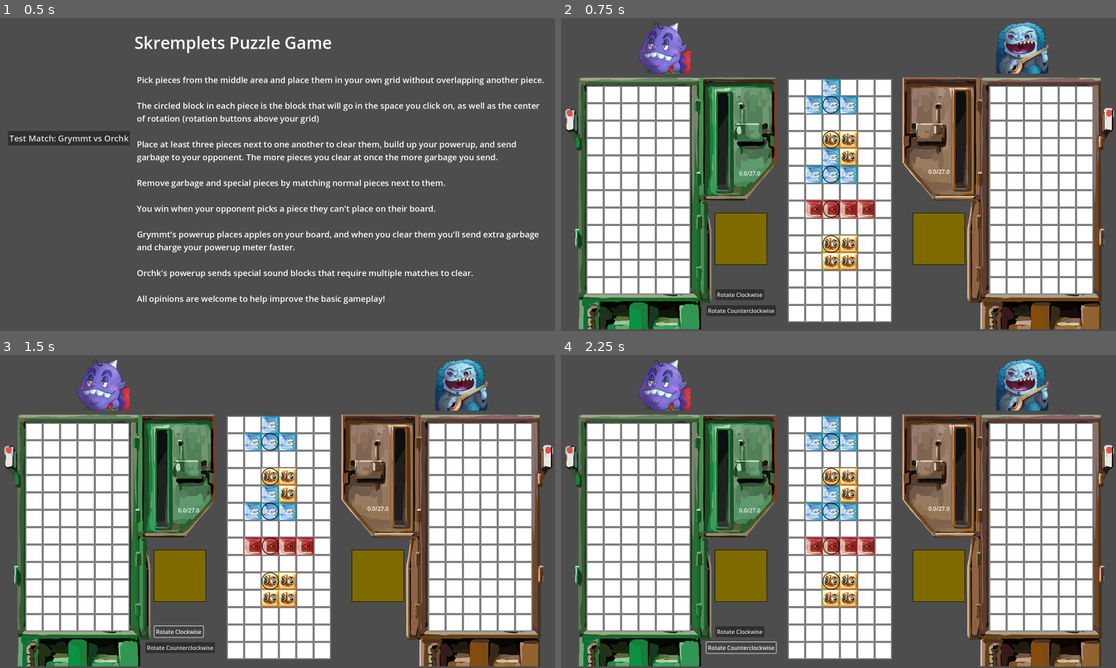
Above: before the commit, frames 1-4 (two rows, left to right).
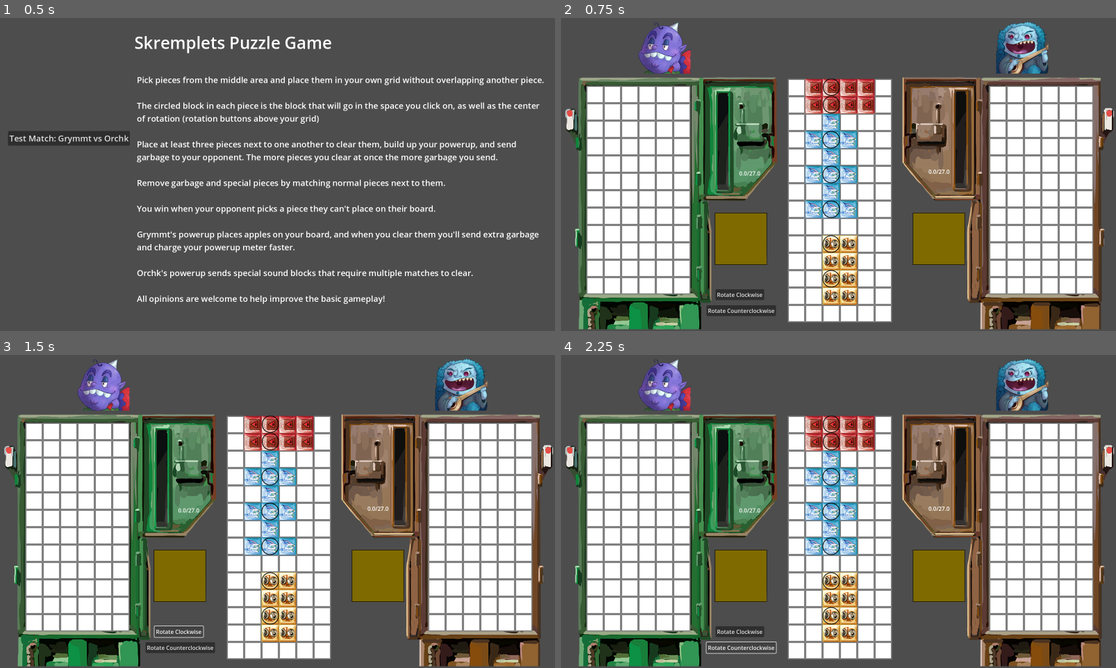
Above: after the commit, the same moments.

Repository: VincentBorchardt/Skremplets-Puzzle-Game-RPJ-2025
Game: Godot game, scene res://scenes/title_screen.tscn
The game is run twice, just before and just after one commit, with the same random seed, the same clock (stepped at 60 frames per second) and the same inputs.
Inputs:
- Up to frame 1 (0.5 s): no input
- Up to frame 2 (0.75 s): click "Test Match: Grymmt vs Orchk" at 0.5 s
- Up to frame 3 (1.5 s): click "Rotate Clockwise" at 1.25 s
- Up to frame 4 (2.25 s): click "Rotate Counterclockwise" at 2 s

Frame 1 is identical in both runs. In frame 2, 3.9% of the frame differs, in the area x 43-57%, y 19-92%; in frame 3, 3.9%; in frame 4, 3.9%.

Commit message:
Started cutscenes and new populate
The new populate_neutral_grid function has started, though it's broken in multiple ways at the moment. I also copied over the cutscene scripts from last year, though I haven't done much work on translating them to the new project (changed one Person to Character and that's all)

Diff:
--- /dev/null
+++ b/scripts/cutscenes/cutscene_manager.gd
@@ -0,0 +1,28 @@
+extends Node2D
+
+@export var next_scene : PackedScene
+
+@onready var message_queue = $MessageQueue
+@onready var cutscene_ui = $CutsceneUI
+
+# Called when the node enters the scene tree for the first time.
+func _ready():
+	pass # Replace with function body.
+
+
+# Called every frame. 'delta' is the elapsed time since the previous frame.
+func _process(delta):
+	pass
+
+
+func _on_cutscene_ui_get_new_message():
+	if not message_queue:
+		await self.ready
+	var message = message_queue.get_new_message()
+	if message != null:
+		cutscene_ui.display_new_message(message)
+	else:
+		if next_scene != null:
+			get_tree().change_scene_to_packed(next_scene)
+		else:
+			get_tree().change_scene_to_file("res://scenes/title_screen/title_screen.tscn")
--- /dev/null
+++ b/scripts/cutscenes/cutscene_message_area.gd
@@ -0,0 +1,30 @@
+extends Control
+
+signal get_new_message()
+signal show_previous_messages(messages)
+
+@onready var speaker_label = $SpeakerLabel
+@onready var cutscene_message = $CutsceneMessage
+var current_message : Message
+var previous_messages : Array[Message] = []
+
+# Called when the node enters the scene tree for the first time.
+func _ready():
+	# TODO move this up a level or two, this is logic
+	# the signal itself is fine
+	get_new_message.emit()
+
+
+func display_new_message(message):
+	if current_message != null:
+		previous_messages.append(current_message)
+	current_message = message
+	speaker_label.text = message.speaker.person_name
+	cutscene_message.text = message.message
+
+func _on_advance_text_button_pressed():
+	get_new_message.emit()
+
+
+func _on_previous_messages_button_pressed():
+	show_previous_messages.emit(previous_messages)
--- /dev/null
+++ b/scripts/cutscenes/cutscene_ui.gd
@@ -0,0 +1,41 @@
+extends Control
+
+signal get_new_message()
+
+@export var background_image : CompressedTexture2D
+
+@onready var cutscene_message_area = $CutsceneMessageArea
+@onready var left_image = $LeftImage
+@onready var right_image = $RightImage
+
+@onready var previous_messages_popup = $PreviousMessagesPopup
+@onready var previous_messages_label = $PreviousMessagesPopup/PreviousMessagesLabel
+
+func  _ready():
+	if background_image != null:
+		pass
+
+func _on_cutscene_message_area_get_new_message():
+	get_new_message.emit()
+
+func display_new_message(message):
+	var picture
+	if message.alt_picture != null:
+		picture = message.alt_picture
+	else:
+		picture = message.speaker.full_picture
+	if message.image_location == Message.Location.LEFT:
+		left_image.texture = picture
+	elif message.image_location == Message.Location.RIGHT:
+		right_image.texture = picture
+	cutscene_message_area.display_new_message(message)
+
+func _on_cutscene_message_area_show_previous_messages(messages):
+	var message_string = "Previous Messages: \n \n"
+	for entry in messages:
+		message_string += entry.speaker.person_name + ": " + entry.message + "\n \n"
+	previous_messages_label.text = message_string
+	previous_messages_popup.visible = true
+
+func _on_close_popup_button_pressed():
+	previous_messages_popup.visible = false
--- /dev/null
+++ b/scripts/cutscenes/message.gd
@@ -0,0 +1,8 @@
+class_name Message extends Resource
+
+@export var speaker : Character
+@export_multiline var message : String
+@export var alt_picture : Texture2D
+@export var image_location : Location
+
+enum Location {LEFT, RIGHT}
--- /dev/null
+++ b/scripts/cutscenes/message_queue.gd
@@ -0,0 +1,19 @@
+extends Node
+
+signal send_special_message(message)
+
+@export var starting_message : Message
+@export var ending_message : Message
+@export var messages : Array[Message]
+@export var randomize_messages : bool = false
+
+
+func get_new_message():
+	print("getting new message")
+	return messages.pop_front()
+
+func get_first_message():
+	return starting_message
+
+func get_ending_message():
+	return ending_message
--- a/scripts/neutral_grid.gd
+++ b/scripts/neutral_grid.gd
@@ -11,7 +11,8 @@
 	super()
 	if grid_owner == Inventory.Player.UNOWNED:
 		print("Populating Neutral Grid")
-		populate_neutral_grid()
+		new_populate_neutral_grid()
+		#populate_neutral_grid()
 
 func grab_neutral_piece(location, player) -> void:
 	#print("in _on_grid_space_grab_neutral_piece")
@@ -31,6 +32,23 @@
 		repopulate_neutral_grid(root)
 		#TODO This breaks because there's two roots it's trying to keep track of at once
 		#$RepopulateTimer.start_with_root(root)
+
+func new_populate_neutral_grid():
+	var current_y = 0
+	while current_y < grid_y:
+		var index = randi() % piece_storage.size()
+		var piece = load(piece_storage[index]).duplicate()
+		if piece.x_length < piece.y_length:
+			piece.rotate(-TAU/4)
+		var min_length = piece.min_length()
+		if current_y + min_length >= grid_y:
+			break
+		# TODO This is a hard function to write
+		var mod_y = current_y + floor(min_length / 2)
+		var location = Vector2i(2, mod_y)
+		# TODO Something that makes moving the pieces good when repopulating
+		place_piece(piece, location)
+		current_y = current_y + min_length
 
 # TODO THIS IS EXTREMELY HARDCODED FOR NOW
 func populate_neutral_grid():
--- a/scripts/piece.gd
+++ b/scripts/piece.gd
@@ -12,8 +12,6 @@
 @export var translation: Vector2
 # currently in radians (so 90 degrees = TAU/4),
 @export var rotation: float
-
-
 
 func is_special_touching(piece2):
 	if piece2.type == Inventory.Type.GARBAGE or piece2.type == Inventory.Type.POWERUP:
@@ -73,5 +71,8 @@
 func should_not_be_matched():
 	return (type == Inventory.Type.WILD or type == Inventory.Type.GARBAGE or type == Inventory.Type.POWERUP)
 
+func min_length():
+	return min(x_length, y_length)
+
 func _to_string() -> String:
 	return "Piece at " + str(root_point_location) + ", " + str(secondary_points)
Not shown, added: scripts/cutscenes/cutscene_manager.gd.uid
Not shown, added: scripts/cutscenes/cutscene_message_area.gd.uid
Not shown, added: scripts/cutscenes/cutscene_ui.gd.uid
Not shown, added: scripts/cutscenes/message.gd.uid
Not shown, added: scripts/cutscenes/message_queue.gd.uid
